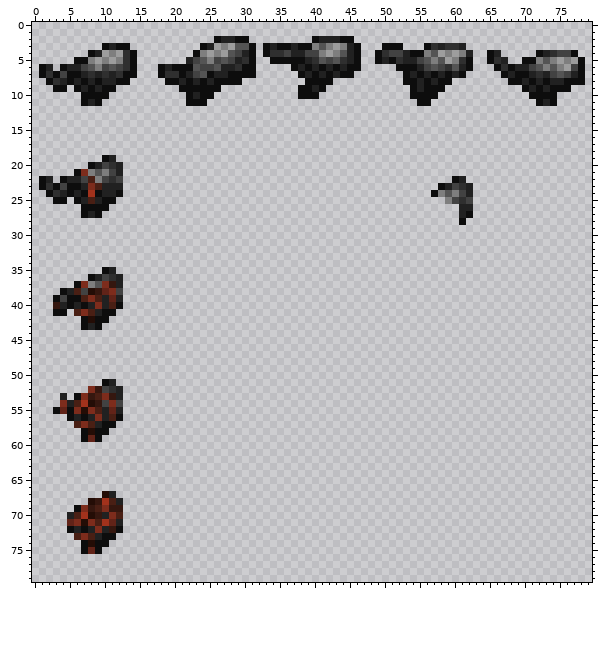
Sprite sheet: content/Entities/Creatures/Badger/badger.body.b.png. The picture above is the old version.
The file is 80x80 pixels.
After:
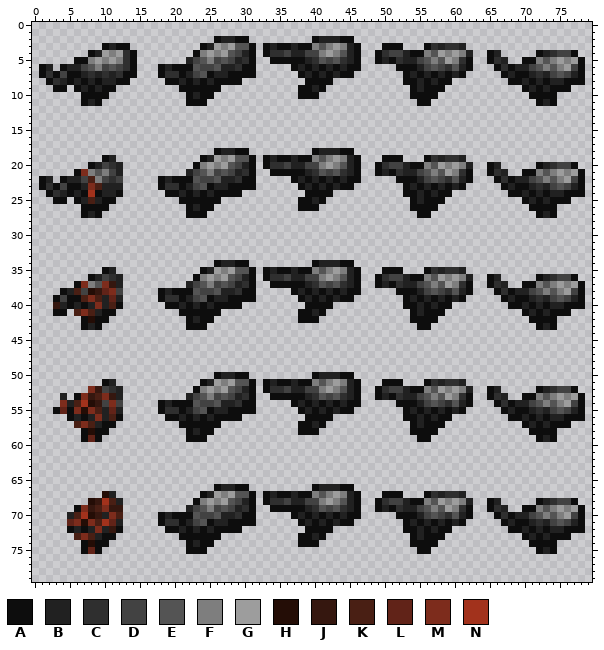
Palette (. is transparent): A #0d0d0d  B #212121  C #2f2f2f  D #424242  E #545454  F #7e7e7e  G #9d9d9d  H #240d06  J #35170f  K #491f14  L #612318  M #7d2c1c  N #a2321c
The exact change:
Changed rows in their new state; - is an unchanged pixel.
first column x 18:
18 --------ABBAA---------ABBBAA---------------------------------
19 ------ABGFGEEA-ABAABAAFEFGFBA---AAA---ACBCCB-----------------
20 -----AFGFGEDBA-ACCDBBDDFGFEBA--ACDDBAAFEGFGFB--AB-----ABCDDA-
21 ----BDEFDEDBCA--AAAAABCEDECBA--ABACBBDEFEGFCA--ACB--AAFEFGFGA
22 ABAAAEDDEBBCAA-----ABABABABAA-----AAABDEDCE-A---ACABBDEFEFGDA
23 ACCABDEABBAAAA------ABABABAA-------ABABABABA.----ABAABCBDEDBA
24 -AABABABAAAA---------AAAA----------AABABAA...-----AABABABBAAA
25 ---AAAAAA-----------AABA------------ABAAA....-------ABABAAA--
26 ----ABAA------------AAA-------------AAAA---..--------AAAA----
27 ----AAA------------------------------AA----..---------ABA----
28 -------------------------------------------.-----------------
first column x 18:
34 --------ABBAA---------ABBBAA---------------------------------
35 ------ABGFGEEA-ABAABAAFEFGFBA---AAA---ACBCCB-----------------
36 -----AFGFGEDBA-ACCDBBDDFGFEBA--ACDDBAAFEGFGFB--AB-----ABCDDA-
37 ----BDEFDEDBCA--AAAAABCEDECBA--ABACBBDEFEGFCA--ACB--AAFEFGFGA
38 ABAAAEDDEBBCAA-----ABABABABAA-----AAABDEDCEBA---ACABBDEFEFGDA
39 ACCABDEABBAAAA------ABABABAA-------ABABABABA-----ABAABCBDEDBA
40 -AABABABAAAA---------AAAA----------AABABAA--------AABABABBAAA
41 ---AAAAAA-----------AABA------------ABAAA-----------ABABAAA--
42 ----ABAA------------AAA-------------AAAA-------------AAAA----
43 ----AAA------------------------------AA---------------ABA----
first column x 18:
50 --------ABBAA---------ABBBAA---------------------------------
51 ------ABGFGEEA-ABAABAAFEFGFBA---AAA---ACBCCB-----------------
52 -----AFGFGEDBA-ACCDBBDDFGFEBA--ACDDBAAFEGFGFB--AB-----ABCDDA-
53 ----BDEFDEDBCA--AAAAABCEDECBA--ABACBBDEFEGFCA--ACB--AAFEFGFGA
54 ABAAAEDDEBBCAA-----ABABABABAA-----AAABDEDCEBA---ACABBDEFEFGDA
55 ACCABDEABBAAAA------ABABABAA-------ABABABABA-----ABAABCBDEDBA
56 -AABABABAAAA---------AAAA----------AABABAA--------AABABABBAAA
57 ---AAAAAA-----------AABA------------ABAAA-----------ABABAAA--
58 ----ABAA------------AAA-------------AAAA-------------AAAA----
59 ----AAA------------------------------AA---------------ABA----
first column x 18:
66 --------ABBAA---------ABBBAA---------------------------------
67 ------ABGFGEEA-ABAABAAFEFGFBA---AAA---ACBCCB-----------------
68 -----AFGFGEDBA-ACCDBBDDFGFEBA--ACDDBAAFEGFGFB--AB-----ABCDDA-
69 ----BDEFDEDBCA--AAAAABCEDECBA--ABACBBDEFEGFCA--ACB--AAFEFGFGA
70 ABAAAEDDEBBCAA-----ABABABABAA-----AAABDEDCEBA---ACABBDEFEFGDA
71 ACCABDEABBAAAA------ABABABAA-------ABABABABA-----ABAABCBDEDBA
72 -AABABABAAAA---------AAAA----------AABABAA--------AABABABBAAA
73 ---AAAAAA-----------AABA------------ABAAA-----------ABABAAA--
74 ----ABAA------------AAA-------------AAAA-------------AAAA----
75 ----AAA------------------------------AA---------------ABA----
Pixel boxes of the changes (left, top, right, bottom) in both pictures:
changed: (158, 148, 585, 225)
added: (158, 260, 585, 330)
added: (158, 372, 585, 442)
added: (158, 484, 585, 554)
